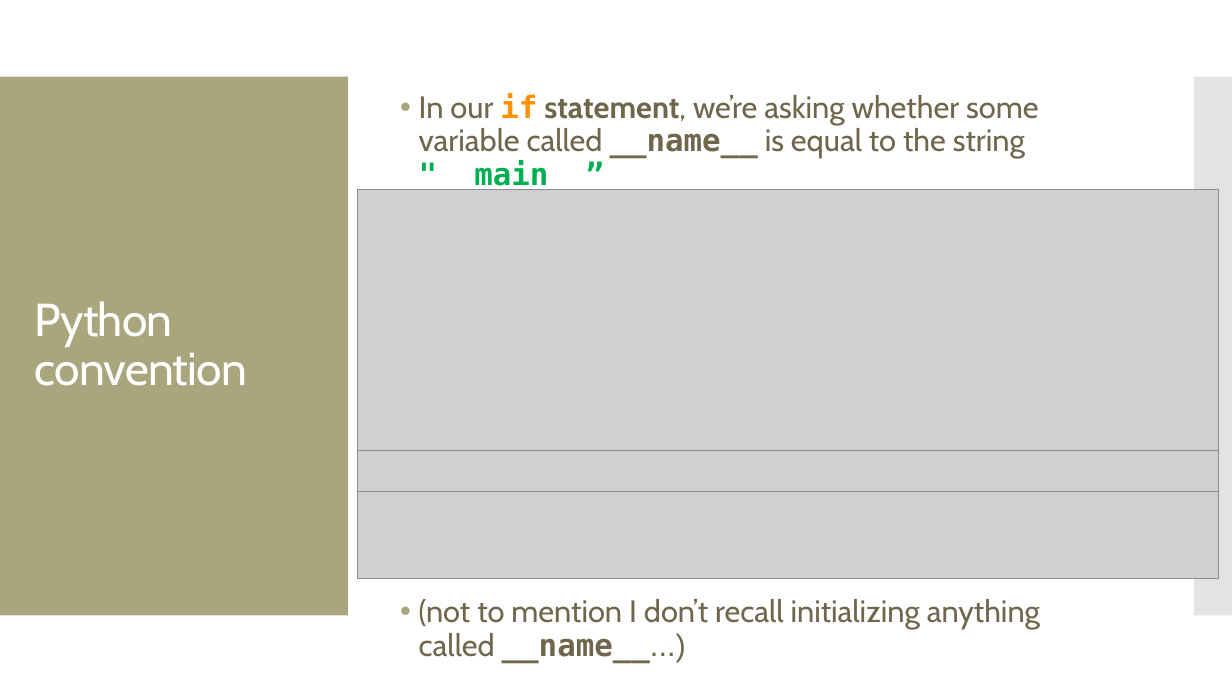
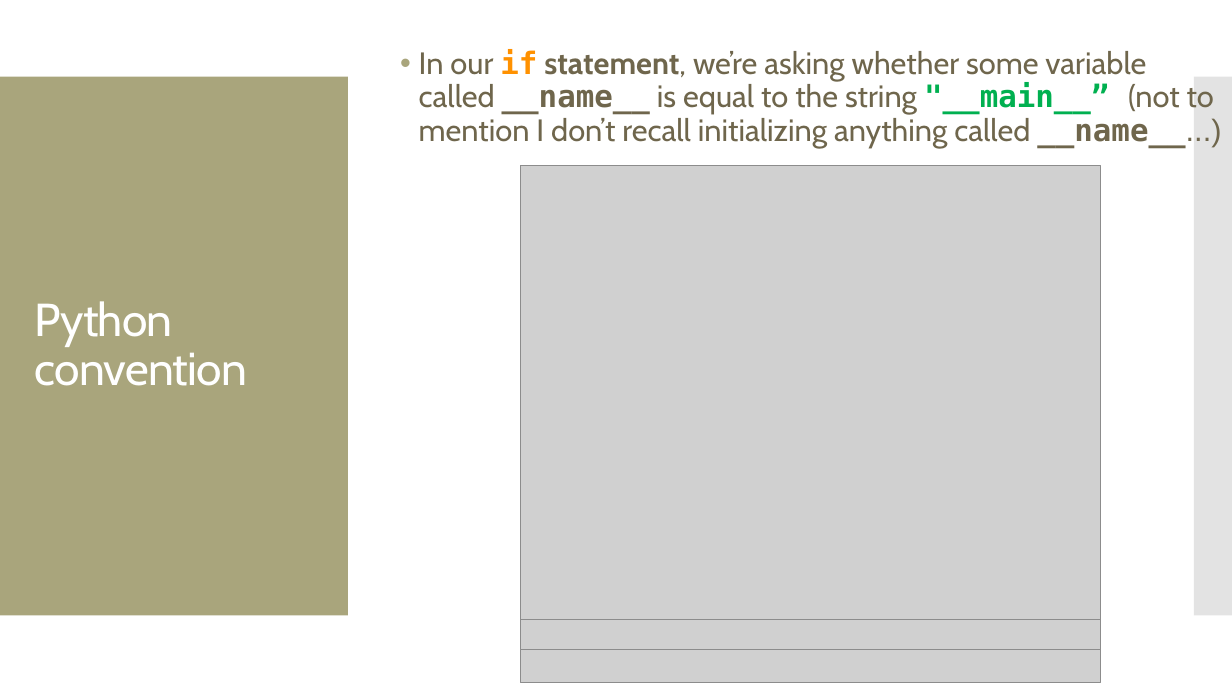
Before and after one commit to amosca01/CAIS117-S24, a slide deck: slide 20 of slides/14-main.pptx (slide 19 before the commit). Drawn at 1232x693 pixels with LibreOffice and Linux fonts; fonts in the diff are those of the drawing; grey boxes stand for pictures. Boxes give left, top, right and bottom in pixels: in the first picture for what was removed or moved away, otherwise in the second. Text is boxed around its words. In the diff, an @@ line names an element or a change of style, - is before the commit and + after.

```diff
--- a/slides/14-main.pptx
+++ b/slides/14-main.pptx
@@ text at (419, 49, 1221, 147): text changed @@
-• In our if statement, we’re asking whether some variable called __name__ is equal to the string "__main__”
-• (not to mention I don’t recall initializing anything called __name__...)
+• In our if statement, we’re asking whether some variable called __name__ is equal to the string "__main__” (not to mention I don’t recall initializing anything called __name__...)
@@ picture: place and size @@
-picture at (358, 189, 1219, 579)
+picture at (520, 165, 1101, 683)
@@ picture removed at (358, 450, 1219, 491) @@
@@ picture added at (520, 620, 1101, 650) @@
```
Also in this commit, not shown: 10 other slides changed, 3 slides added, 2 slides removed, 5 other files.
